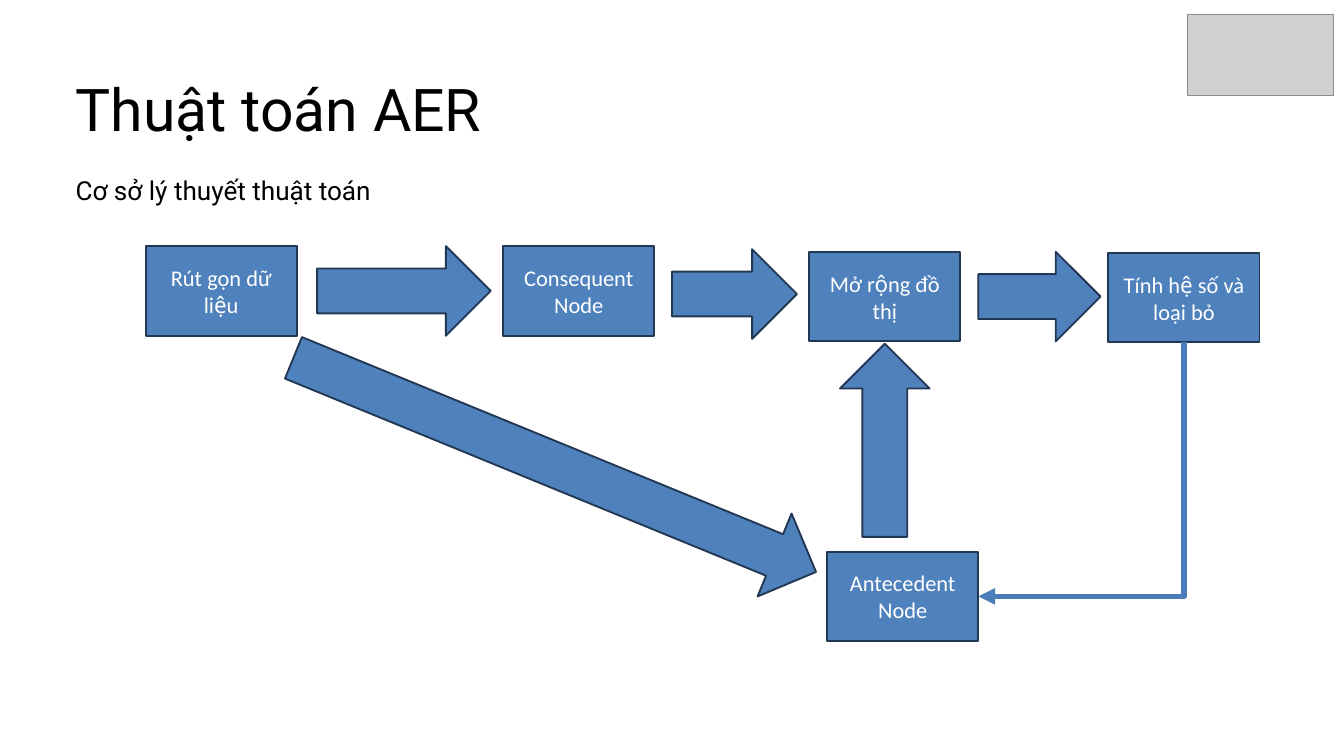
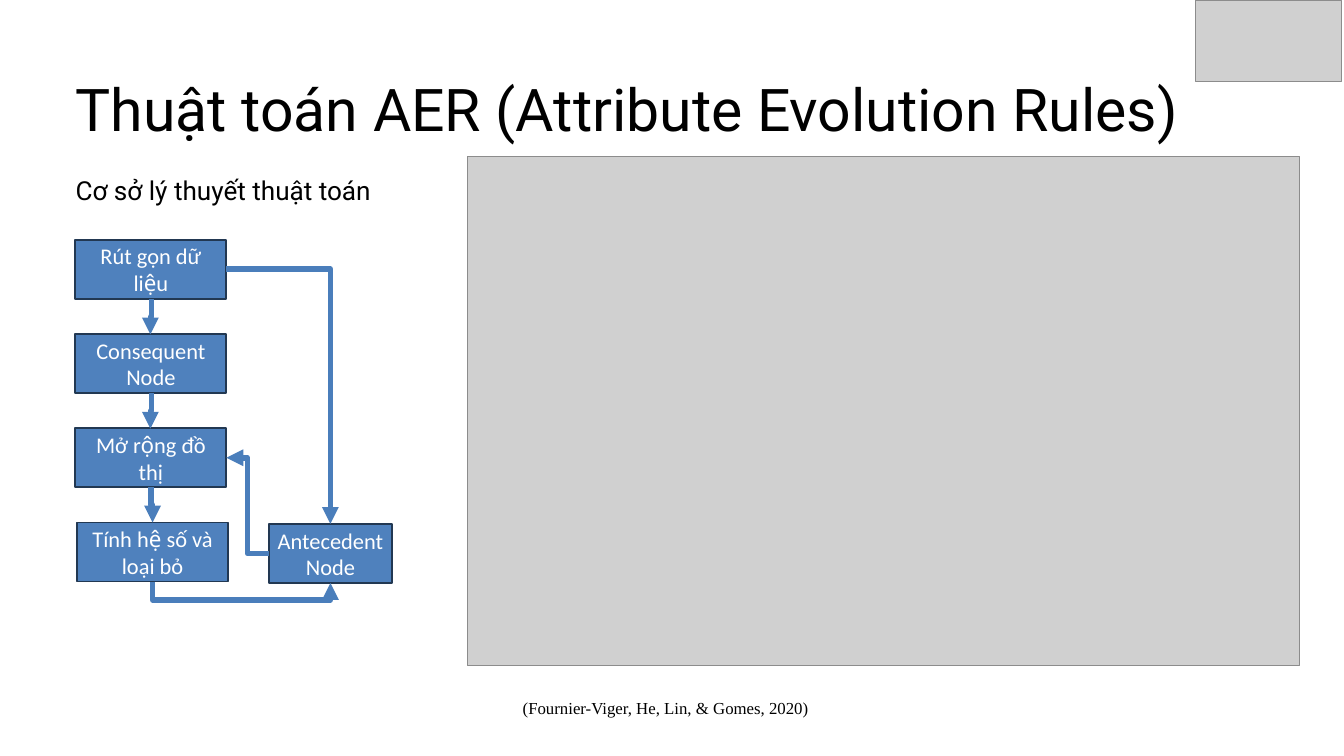
Before and after one commit to OhJiKang/Final-Project-Technology, a slide deck: slide 17 of Docs/PPT.pptx. Drawn at 1344x756 pixels with LibreOffice and Linux fonts; fonts in the diff are those of the drawing; grey boxes stand for pictures. Boxes give left, top, right and bottom in pixels: in the first picture for what was removed or moved away, otherwise in the second. Text is boxed around its words. In the diff, an @@ line names an element or a change of style, - is before the commit and + after.

```diff
--- a/Docs/PPT.pptx
+++ b/Docs/PPT.pptx
@@ picture: place and size @@
-picture at bbox=[1187, 14, 1333, 95]
+picture at bbox=[1195, 0, 1342, 81]
@@ text at bbox=[76, 84, 1178, 145]: text changed @@
-Thuật toán AER
+Thuật toán AER (Attribute Evolution Rules)
@@ picture added at bbox=[467, 157, 1299, 666] @@
@@ rectangle "Rút gọn dữ liệu": place and size @@
-rectangle "Rút gọn dữ liệu" at bbox=[146, 246, 297, 335]
+rectangle "Rút gọn dữ liệu" at bbox=[75, 240, 226, 299]
@@ elbow arrow added from (226, 269) to (331, 524), #4B7EBC 6 pt @@
@@ right arrow removed at bbox=[317, 246, 491, 335] @@
@@ right arrow removed at bbox=[672, 249, 797, 339] @@
@@ right arrow removed at bbox=[978, 252, 1101, 341] @@
@@ elbow arrow added from (151, 299) to (151, 335), #4B7EBC 6 pt @@
@@ right arrow removed at bbox=[276, 316, 832, 613] @@
@@ rectangle "Consequent Node": place and size @@
-rectangle "Consequent Node" at bbox=[503, 246, 655, 335]
+rectangle "Consequent Node" at bbox=[75, 334, 226, 393]
@@ right arrow removed at bbox=[840, 343, 930, 537] @@
@@ elbow arrow added from (151, 394) to (151, 429), #4B7EBC 6 pt @@
@@ rectangle "Mở rộng đồ thị": place and size @@
-rectangle "Mở rộng đồ thị" at bbox=[809, 252, 960, 341]
+rectangle "Mở rộng đồ thị" at bbox=[75, 428, 226, 487]
@@ elbow arrow added from (269, 554) to (226, 458), #4B7EBC 6 pt @@
@@ elbow arrow added from (151, 487) to (153, 523), #4B7EBC 6 pt @@
@@ rectangle "Tính hệ số và loại ...": place and size @@
-rectangle "Tính hệ số và loại ..." at bbox=[1108, 253, 1259, 342]
+rectangle "Tính hệ số và loại ..." at bbox=[77, 523, 228, 582]
@@ rectangle "Antecedent Node": place and size @@
-rectangle "Antecedent Node" at bbox=[827, 552, 978, 641]
+rectangle "Antecedent Node" at bbox=[269, 524, 392, 583]
@@ elbow arrow moved from (1184, 343) - (978, 597) to (153, 581) - (331, 583) @@
@@ text added at bbox=[523, 702, 808, 718], 18 pt, text #000000 @@
+(Fournier-Viger, He, Lin, & Gomes, 2020)
```
Also in this commit, not shown: 9 other slides changed, 2 other files.
